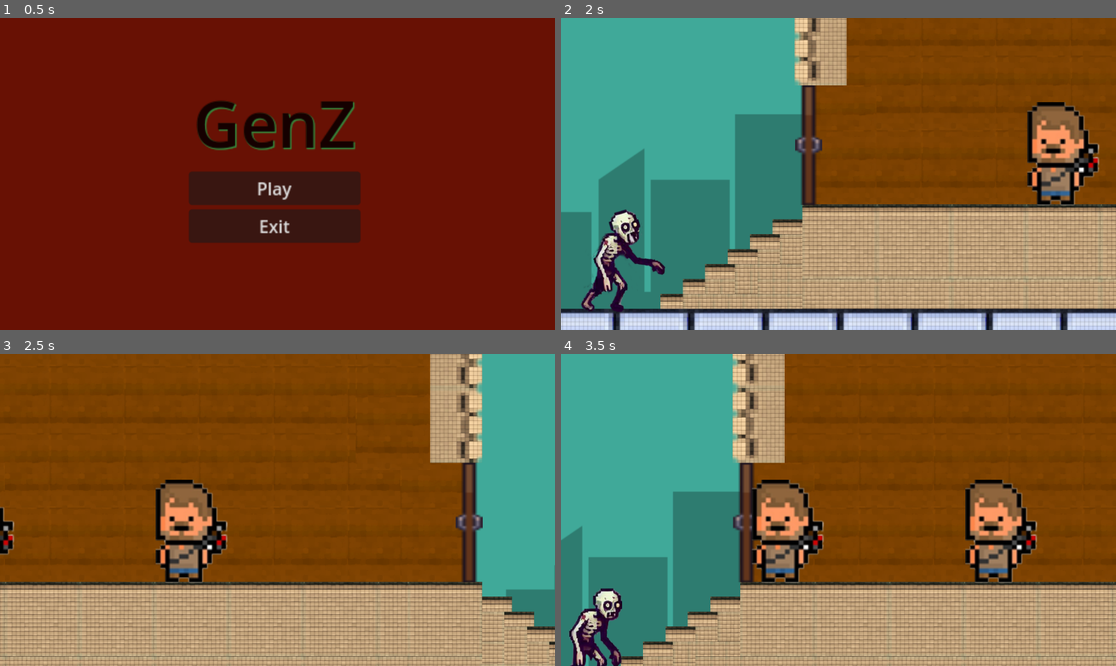
Above: before the commit, frames 1-4 (two rows, left to right).
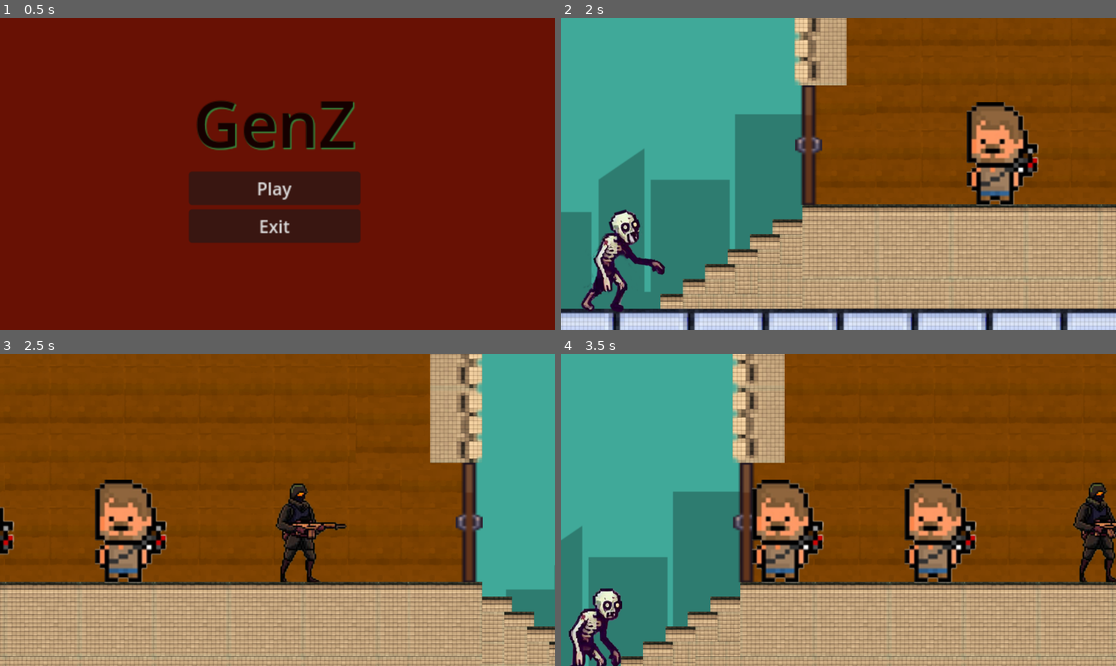
Above: after the commit, the same moments.

Repository: PlayableGIT/Gen_Z
Game: Godot game, scene res://Screens/Main_menu.tscn
The game is run twice, just before and just after one commit, with the same random seed, the same clock (stepped at 60 frames per second) and the same inputs.
Inputs (mouse positions are in pixels of both pictures, inside the frame that each line leads up to):
- Up to frame 1 (0.5 s): no input
- Up to frame 2 (2 s): click "Play" at 0.5 s; move the mouse to (960, 158) at 1.27 s; hold Right (ui_right) from 1.28 s (still down); click (960, 158) at 1.35 s; tap Up (ui_up) at 1.52 s
- Up to frame 3 (2.5 s): keep holding Right (ui_right); move the mouse to (166, 525) at 2.02 s; right-click (166, 525) at 2.1 s; tap Up (ui_up) at 2.27 s
- Up to frame 4 (3.5 s): move the mouse to (894, 441) at 2.77 s; release Right (ui_right) at 2.78 s; hold Left (ui_left) from 2.78 s (still down); click (894, 441) at 2.85 s

Frame 1 is identical in both runs. In frame 2, 6.5% of the frame differs, in the area x 73-97%, y 26-61%; in frame 3, 8.1%; in frame 4, 8.4%, in the area x 1-100%, y 40-100%.

Commit message:
Gun survivor added

Diff:
--- a/Screens/scena.tscn
+++ b/Screens/scena.tscn
@@ -13,6 +13,7 @@
 [ext_resource type="Texture2D" uid="uid://dmtgrfsc6dkm3" path="res://textures/wall_02.png" id="8_emttp"]
 [ext_resource type="Texture2D" uid="uid://bgr5bx5rpubye" path="res://textures/wall_back_01.png" id="9_yn6ji"]
 [ext_resource type="PackedScene" uid="uid://e2tuks0xkssw" path="res://door.tscn" id="10_32u3u"]
+[ext_resource type="PackedScene" uid="uid://ds6rqlj7kkbbm" path="res://survivor_gun.tscn" id="14_y5qxa"]
 
 [sub_resource type="TileSetAtlasSource" id="TileSetAtlasSource_6tb2m"]
 texture = ExtResource("6_e1ieo")
@@ -515,7 +516,7 @@
 
 [node name="Survivor" parent="." instance=ExtResource("3_c5g0i")]
 z_index = 1
-position = Vector2(3131, -497)
+position = Vector2(2936, -508)
 
 [node name="Zombie" parent="." instance=ExtResource("2_8hn1c")]
 position = Vector2(187, -200)
@@ -598,4 +599,7 @@
 hue_variation_min = -0.09
 hue_variation_max = 0.03
 
+[node name="survivor_gun" parent="." instance=ExtResource("14_y5qxa")]
+position = Vector2(3469, -550)
+
 [connection signal="child_exiting_tree" from="." to="." method="_on_child_exiting_tree"]
--- a/Scripts/zombie.gd
+++ b/Scripts/zombie.gd
@@ -5,6 +5,7 @@
 var direction = Vector2.ZERO
 # Zmienne walki z survivorem
 var survivor_in_range = false
+var survivor_in_gun_range = false
 var survivor_attack_cooldown = true
 # Zmienne drzwi
 var door_in_range = false
@@ -75,6 +76,25 @@
 		health = health - rng_damage
 		print("Zombie took ", rng_damage, " damage! Health: ", health)
 
+	if survivor_in_gun_range and survivor_attack_cooldown:
+			#rng
+		var rng = RandomNumberGenerator.new()
+		var rng_damage = rng.randi_range(5, 15)
+		survivor_attack_cooldown = false
+		$attack_cooldown.start()
+		health = health - rng_damage
+		print("Zombie took ", rng_damage, " damage! Health: ", health)
+
 
 func _on_attack_cooldown_timeout() -> void:
 	survivor_attack_cooldown = true
+
+
+func _on_gun_area_body_entered(body: Node2D) -> void:
+	if body.has_method("survivor_gun"):
+		survivor_in_gun_range = true
+
+
+func _on_gun_area_body_exited(body: Node2D) -> void:
+	if body.has_method("survivor_gun"):
+		survivor_in_gun_range = false
--- a/door.gd
+++ b/door.gd
@@ -29,7 +29,7 @@
 		var rng = RandomNumberGenerator.new()
 		var rng_damage = rng.randi_range(1, 10)
 		zombie_attack_cooldown = false
-		$attack_cooldown.start()
+		$door_attack_cooldown.start()
 		health = health - rng_damage
 		$CPUParticles2D.visible = true
 		print("Door took ", rng_damage, " damage! Health: ", health)
--- a/door.tscn
+++ b/door.tscn
@@ -29,9 +29,9 @@
 shape = SubResource("RectangleShape2D_2s3tw")
 debug_color = Color(0.551525, 0.561655, 0.113792, 0.42)
 
-[node name="attack_cooldown" type="Timer" parent="."]
+[node name="door_attack_cooldown" type="Timer" parent="."]
 wait_time = 1.5
 
 [connection signal="body_entered" from="Area2D" to="." method="_on_area_2d_body_entered"]
 [connection signal="body_exited" from="Area2D" to="." method="_on_area_2d_body_exited"]
-[connection signal="timeout" from="attack_cooldown" to="." method="_on_timer_timeout"]
+[connection signal="timeout" from="door_attack_cooldown" to="." method="_on_timer_timeout"]
--- /dev/null
+++ b/survivor_gun.gd
@@ -0,0 +1,64 @@
+extends CharacterBody2D
+
+var zombie_in_range = false
+var zombie_attack_cooldown = true
+var health = 30
+var survivor_alive = true
+
+# Called when the node enters the scene tree for the first time.
+func _ready() -> void:
+	pass # Replace with function body.
+
+
+# Called every frame. 'delta' is the elapsed time since the previous frame.
+func _physics_process(delta: float) -> void:
+	if not is_on_floor():
+		velocity += get_gravity() * 10 * delta
+		velocity.x = 0.0
+	move_and_slide()
+	zombie_attack()
+	if health <= 0:
+		survivor_alive = false
+		health = 0
+		print("Survivor has been killed!")
+		self.queue_free()
+
+
+func survivor_gun():
+	pass
+
+func zombie_attack():
+	if zombie_in_range and zombie_attack_cooldown:
+			#rng
+		var rng = RandomNumberGenerator.new()
+		var rng_damage = rng.randi_range(1, 10)
+		zombie_attack_cooldown = false
+		$attack_cooldown.start()
+		health = health - rng_damage
+		print("Survivor took ", rng_damage, " damage! Health: ", health)
+
+func _on_area_2d_body_entered(body: Node2D) -> void:
+	if body.has_method("zombie"):
+		zombie_in_range = true
+
+
+func _on_area_2d_body_exited(body: Node2D) -> void:
+	if body.has_method("zombie"):
+		zombie_in_range = false
+
+
+func _on_attack_cooldown_timeout() -> void:
+	zombie_attack_cooldown = true
+
+
+func _on_gun_range_body_entered(body: Node2D) -> void:
+	if body.has_method("zombie"):
+		zombie_in_range = true
+		print("strzal")
+		$survivor_gun.animation = "shoot"
+
+
+func _on_gun_range_body_exited(body: Node2D) -> void:
+	if body.has_method("zombie"):
+		zombie_in_range = false
+		$survivor_gun.animation = "idle"
--- /dev/null
+++ b/survivor_gun.tscn
@@ -0,0 +1,78 @@
+[gd_scene load_steps=10 format=3 uid="uid://ds6rqlj7kkbbm"]
+
+[ext_resource type="Texture2D" uid="uid://dxp26fqql4dc3" path="res://animations/survivor_gun_anim/survivor2_anim1.png" id="1_aa6p6"]
+[ext_resource type="Script" path="res://survivor_gun.gd" id="1_cylxf"]
+[ext_resource type="Texture2D" uid="uid://c4u04qgokm5yf" path="res://animations/survivor_gun_anim/survivor2_anim2.png" id="2_sjecj"]
+[ext_resource type="Texture2D" uid="uid://dcq21vts8bnuy" path="res://animations/survivor_gun_anim/survivor2_anim3.png" id="3_501rr"]
+[ext_resource type="Texture2D" uid="uid://k1biiu80vmev" path="res://animations/survivor_gun_anim/survivor2_anim4.png" id="4_42ack"]
+
+[sub_resource type="SpriteFrames" id="SpriteFrames_ovgc7"]
+animations = [{
+"frames": [{
+"duration": 1.0,
+"texture": ExtResource("1_aa6p6")
+}],
+"loop": true,
+"name": &"idle",
+"speed": 5.0
+}, {
+"frames": [{
+"duration": 1.0,
+"texture": ExtResource("1_aa6p6")
+}, {
+"duration": 1.0,
+"texture": ExtResource("2_sjecj")
+}, {
+"duration": 1.0,
+"texture": ExtResource("3_501rr")
+}, {
+"duration": 1.0,
+"texture": ExtResource("4_42ack")
+}],
+"loop": true,
+"name": &"shoot",
+"speed": 5.0
+}]
+
+[sub_resource type="CapsuleShape2D" id="CapsuleShape2D_5avge"]
+radius = 42.0
+height = 348.0
+
+[sub_resource type="RectangleShape2D" id="RectangleShape2D_2gmeh"]
+
+[sub_resource type="RectangleShape2D" id="RectangleShape2D_wdjkc"]
+
+[node name="survivor_gun" type="CharacterBody2D"]
+script = ExtResource("1_cylxf")
+
+[node name="survivor_gun" type="AnimatedSprite2D" parent="."]
+position = Vector2(42.935, 0)
+scale = Vector2(2.5, 2.5)
+sprite_frames = SubResource("SpriteFrames_ovgc7")
+animation = &"idle"
+autoplay = "idle"
+
+[node name="CollisionShape2D" type="CollisionShape2D" parent="."]
+shape = SubResource("CapsuleShape2D_5avge")
+
+[node name="Area2D" type="Area2D" parent="."]
+
+[node name="CollisionShape2D" type="CollisionShape2D" parent="Area2D"]
+scale = Vector2(15, 17.295)
+shape = SubResource("RectangleShape2D_2gmeh")
+
+[node name="attack_cooldown" type="Timer" parent="."]
+wait_time = 1.5
+
+[node name="gun_range" type="Area2D" parent="."]
+
+[node name="CollisionShape2D" type="CollisionShape2D" parent="gun_range"]
+scale = Vector2(45, 17.395)
+shape = SubResource("RectangleShape2D_wdjkc")
+debug_color = Color(0.7, 0.352734, 0, 0.42)
+
+[connection signal="body_entered" from="Area2D" to="." method="_on_area_2d_body_entered"]
+[connection signal="body_exited" from="Area2D" to="." method="_on_area_2d_body_exited"]
+[connection signal="timeout" from="attack_cooldown" to="." method="_on_attack_cooldown_timeout"]
+[connection signal="body_entered" from="gun_range" to="." method="_on_gun_range_body_entered"]
+[connection signal="body_exited" from="gun_range" to="." method="_on_gun_range_body_exited"]
--- a/zombie.tscn
+++ b/zombie.tscn
@@ -65,6 +65,8 @@
 [sub_resource type="RectangleShape2D" id="RectangleShape2D_xlgub"]
 size = Vector2(207, 212)
 
+[sub_resource type="RectangleShape2D" id="RectangleShape2D_825q3"]
+
 [node name="Zombie" type="CharacterBody2D"]
 scale = Vector2(1.5, 1.5)
 script = ExtResource("1_nufbr")
@@ -91,6 +93,14 @@
 [node name="attack_cooldown" type="Timer" parent="."]
 wait_time = 1.5
 
+[node name="Gun_Area" type="Area2D" parent="."]
+
+[node name="CollisionShape2D" type="CollisionShape2D" parent="Gun_Area"]
+scale = Vector2(29.135, 10.625)
+shape = SubResource("RectangleShape2D_825q3")
+
 [connection signal="body_entered" from="Area2D" to="." method="_on_area_2d_body_entered"]
 [connection signal="body_exited" from="Area2D" to="." method="_on_area_2d_body_exited"]
 [connection signal="timeout" from="attack_cooldown" to="." method="_on_attack_cooldown_timeout"]
+[connection signal="body_entered" from="Gun_Area" to="." method="_on_gun_area_body_entered"]
+[connection signal="body_exited" from="Gun_Area" to="." method="_on_gun_area_body_exited"]
Not shown: 1 places in Screens/scena.tscn that only renumber resources
Binary file added: animations/survivor_gun_anim/survivor2_anim1.png
Not shown, added: animations/survivor_gun_anim/survivor2_anim1.png.import
Binary file added: animations/survivor_gun_anim/survivor2_anim2.png
Not shown, added: animations/survivor_gun_anim/survivor2_anim2.png.import
Binary file added: animations/survivor_gun_anim/survivor2_anim3.png
Not shown, added: animations/survivor_gun_anim/survivor2_anim3.png.import
Binary file added: animations/survivor_gun_anim/survivor2_anim4.png
Not shown, added: animations/survivor_gun_anim/survivor2_anim4.png.import
Not shown: 1 places in zombie.tscn that only renumber resources
